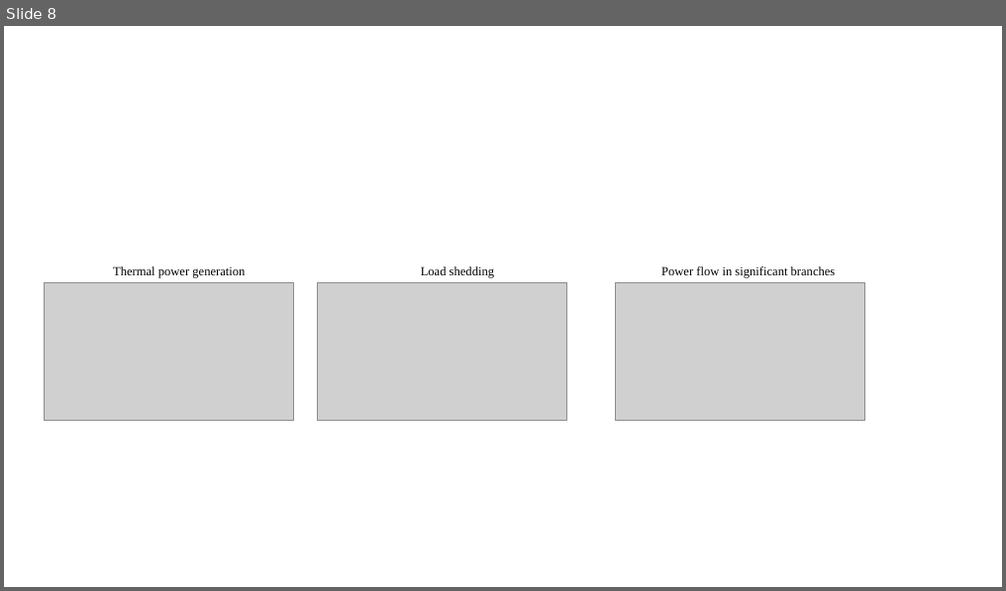
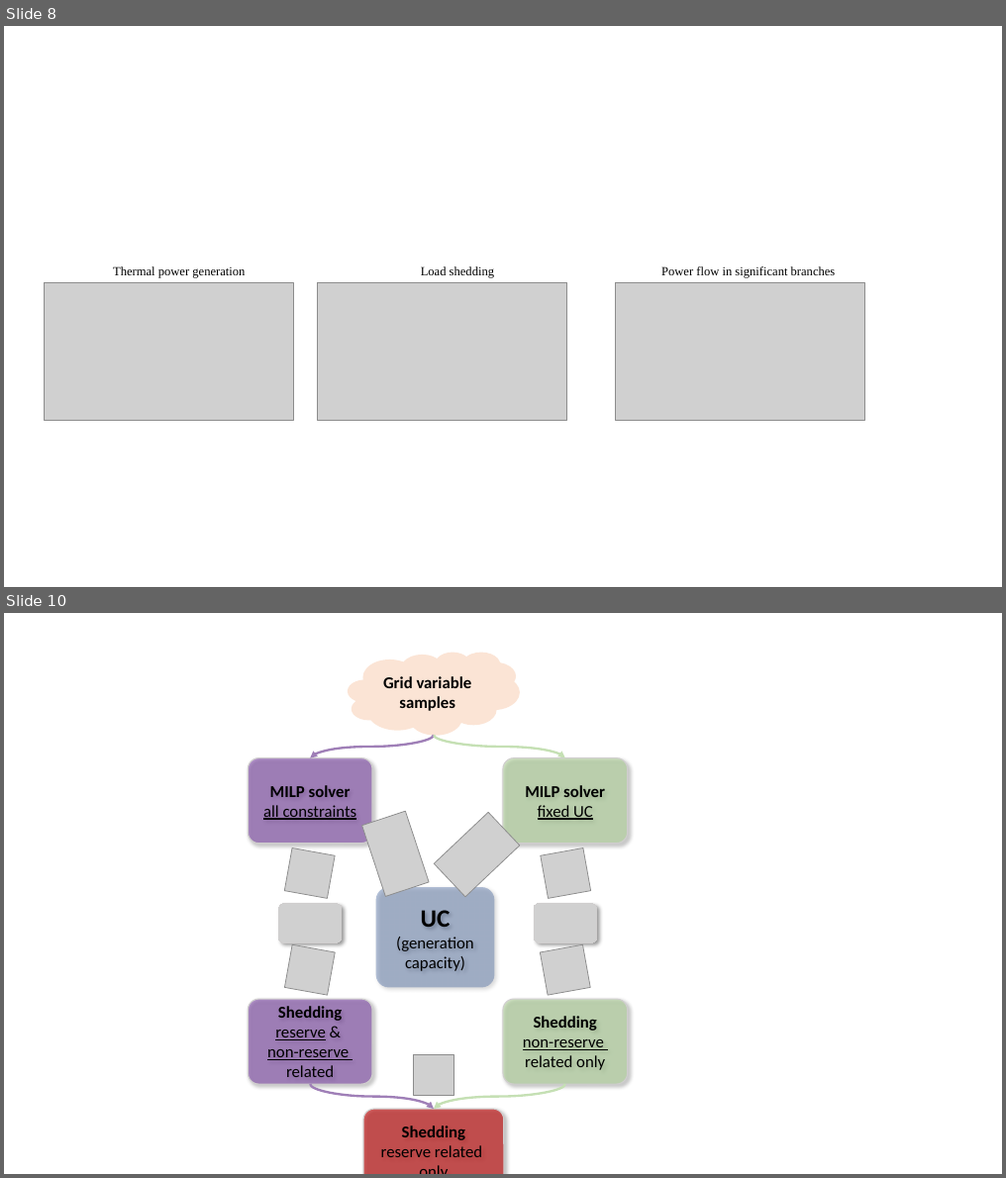
Before and after one commit to yadong-zhang/GNN_SCUC, a slide deck: submission/figures/figs.pptx. Shown one above the other, each under a label of ours: slide 8 before the commit, slides 8 and 10 after it; the slides between them are not shown. The pictures are 1006x591 and 1006x1178 pixels, drawn with LibreOffice and Linux fonts; fonts in the diff are those of the drawing; grey boxes stand for pictures. Boxes give left, top, right and bottom in pixels: in the first picture for what was removed or moved away, otherwise in the second. Text is boxed around its words. In the diff, an @@ line names an element or a change of style, - is before the commit and + after.

```diff
--- a/submission/figures/figs.pptx
+++ b/submission/figures/figs.pptx
@@ slide 10 added at <box>4,613,1002,1174</box>, background #FFFFFF @@
@@ group added at <box>249,652,628,1174</box>: 9 pictures, 6 rounded rectangles, 4 curved arrows, 1 cloud @@
+MILP solver
+all constraints
+Shedding
+reserve &
+non-reserve
+related
+Grid variable
+samples
+MILP solver
+fixed UC
+Shedding
+non-reserve
+related only
+Shedding
+reserve related
+only
+UC
+(generation capacity)
```
Also in this commit, not shown: 6 other slides added.
